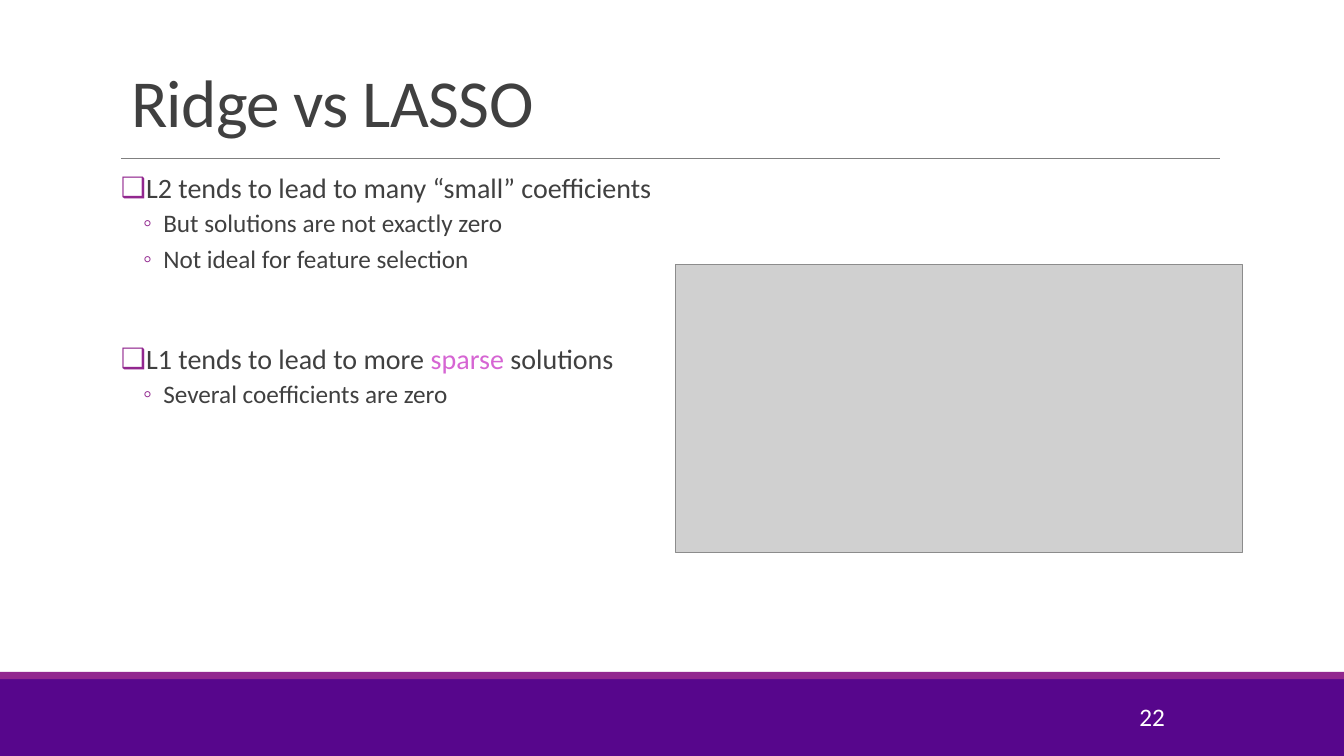
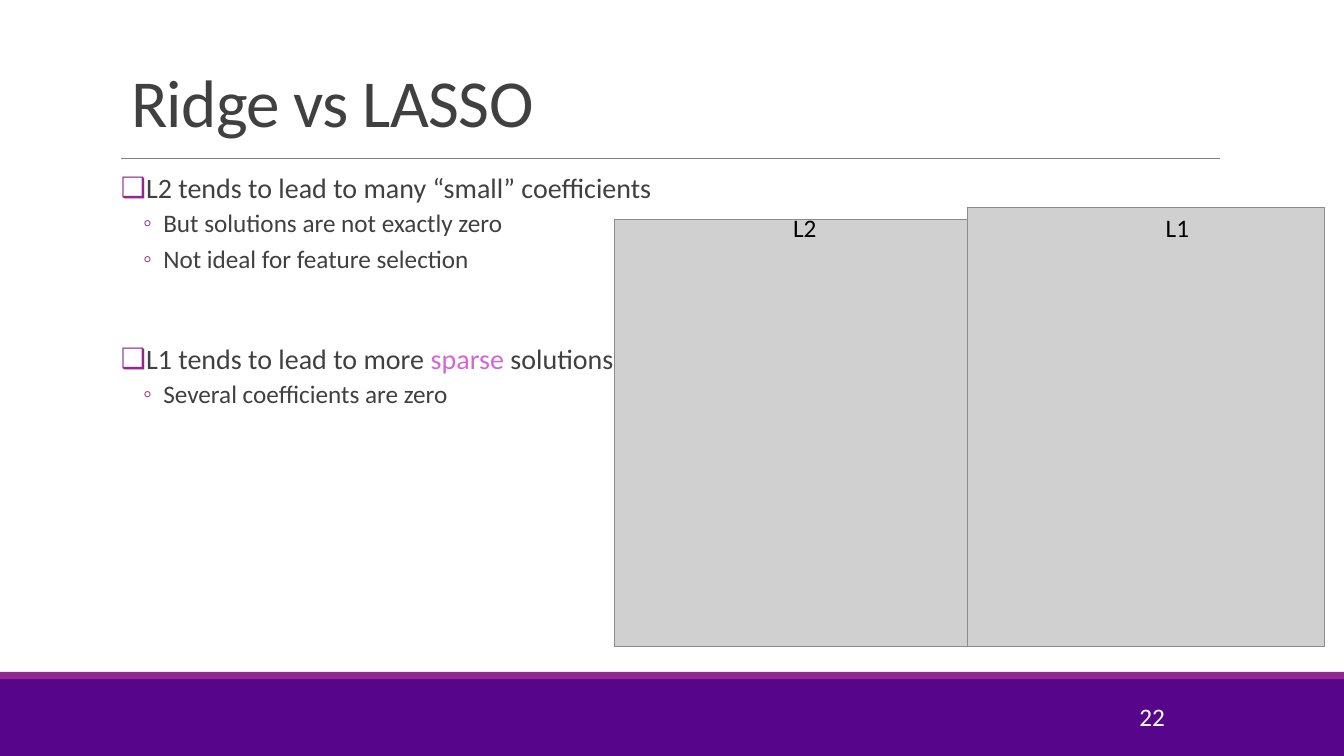
Before and after one commit to pliugithub/MachineLearning, a slide deck: slide 22 of lectures/Lect05_Lasso.pptx. Drawn at 1344x756 pixels with LibreOffice and Linux fonts; fonts in the diff are those of the drawing; grey boxes stand for pictures; background and template pictures are left out. Boxes give left, top, right and bottom in pixels: in the first picture for what was removed or moved away, otherwise in the second. Text is boxed around its words. In the diff, an @@ line names an element or a change of style, - is before the commit and + after.

Commit message:
updated slides for lecture 5

```diff
--- a/lectures/Lect05_Lasso.pptx
+++ b/lectures/Lect05_Lasso.pptx
@@ picture added at (968, 208, 1325, 647) @@
@@ picture added at (614, 219, 977, 646) @@
@@ text added at (793, 217, 816, 237), 18 pt, text #000000 @@
+L2
@@ text added at (1166, 220, 1189, 237), 18 pt, text #000000 @@
+L1
@@ picture removed at (676, 264, 1243, 553) @@
```
Also in this commit, not shown: 1 other slide changed.
